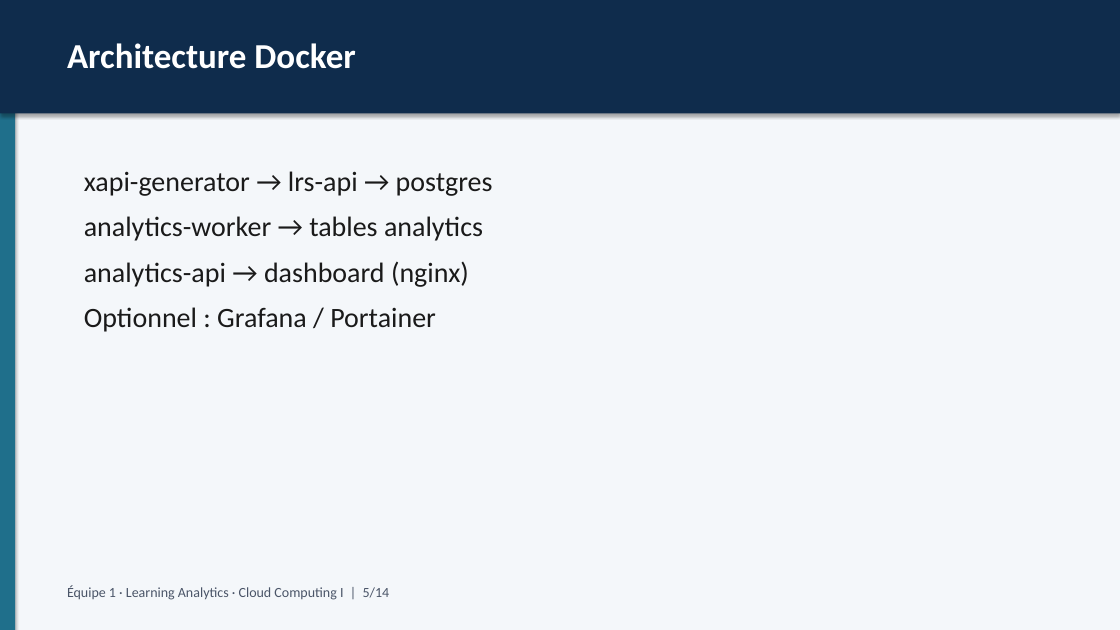
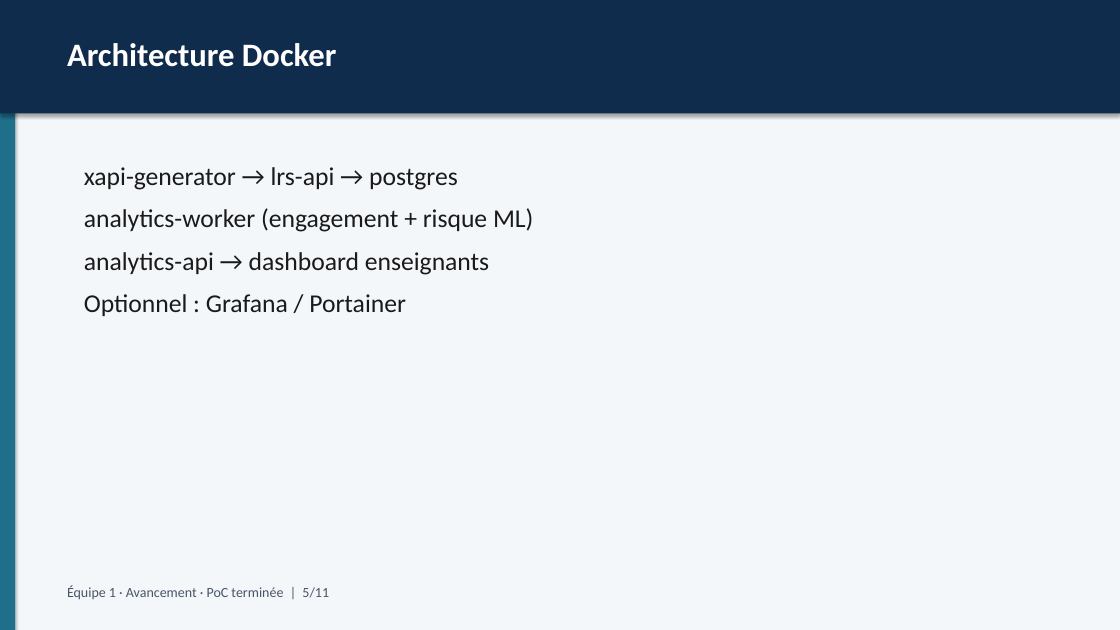
Before and after one commit to galaxie44/learning-analytics-educational-processes, a slide deck: slide 6 of docs/livrables/Presentation-Learning-Analytics.pptx. Drawn at 1120x630 pixels with LibreOffice and Linux fonts; fonts in the diff are those of the drawing. Boxes give left, top, right and bottom in pixels: in the first picture for what was removed or moved away, otherwise in the second. Text is boxed around its words. In the diff, an @@ line names an element or a change of style, - is before the commit and + after.

Commit message:
Add complete avancement presentation (PoC finished narrative).

```diff
--- a/docs/livrables/Presentation-Learning-Analytics.pptx
+++ b/docs/livrables/Presentation-Learning-Analytics.pptx
@@ text "Architecture Docker" at [67, 43, 337, 67]: size 30 to 28 pt @@
@@ text at [84, 167, 458, 316]: size 24 to 22 pt in "xapi-generator → lrs-api → postgres", "Optionnel : Grafana / Portainer" @@
@@ text at [84, 208, 533, 275]: text changed; size 24 to 22 pt @@
-analytics-worker → tables analytics
-analytics-api → dashboard (nginx)
+analytics-worker (engagement + risque ML)
+analytics-api → dashboard enseignants
@@ text at [67, 585, 329, 599]: text changed @@
-Équipe 1 · Learning Analytics · Cloud Computing I | 5/14
+Équipe 1 · Avancement · PoC terminée | 5/11
```
Also in this commit, not shown: 5 other slides changed, 6 slides added, 9 slides removed, 3 other files.
